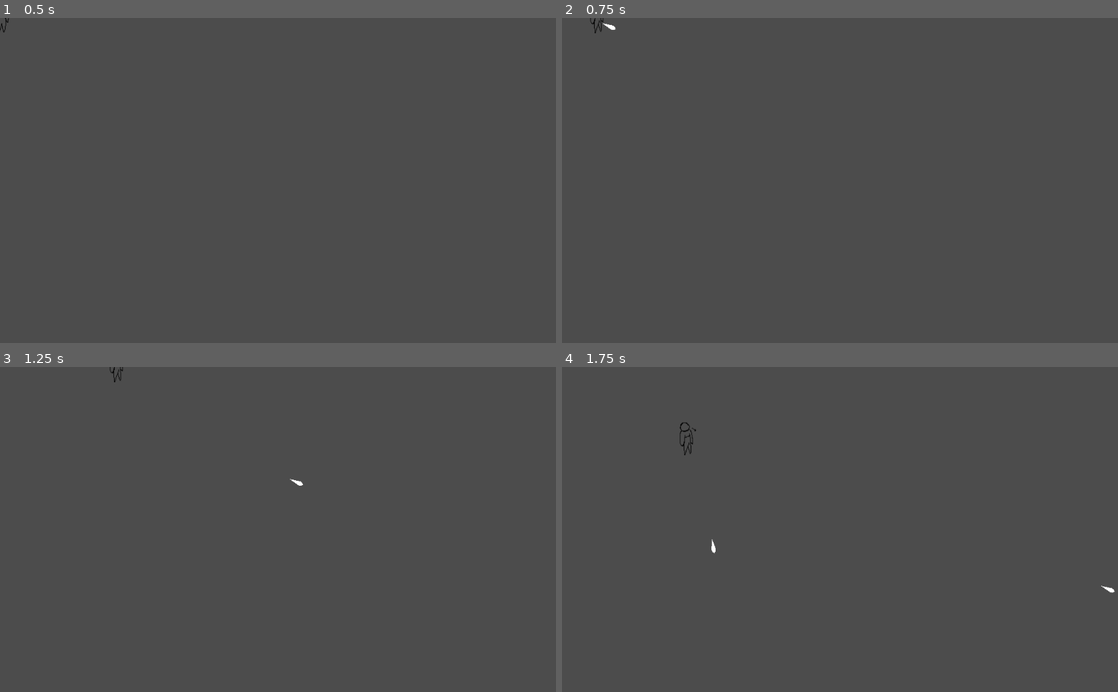
Above: before the commit, frames 1-4 (two rows, left to right).
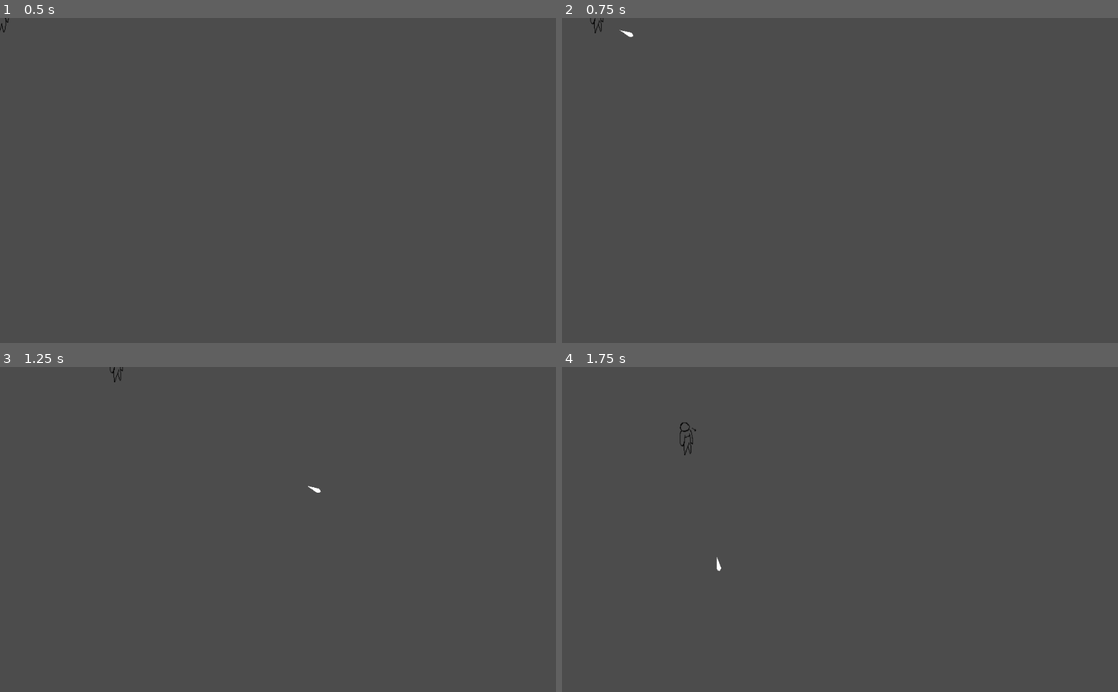
Above: after the commit, the same moments.

Repository: Aast12/Battle-City
Game: Godot game, scene res://Player.tscn
The game is run twice, just before and just after one commit, with the same random seed, the same clock (stepped at 60 frames per second) and the same inputs. The project has no main scene, so this scene is started directly.
Inputs (mouse positions are in pixels of both pictures, inside the frame that each line leads up to):
- Up to frame 1 (0.5 s): no input
- Up to frame 2 (0.75 s): tap Enter at 0.5 s; move the mouse to (962, 164) at 0.52 s; hold D from 0.53 s (still down); click (962, 164) at 0.67 s
- Up to frame 3 (1.25 s): keep holding D
- Up to frame 4 (1.75 s): move the mouse to (728, 545) at 1.27 s; release D at 1.28 s; hold S from 1.28 s (still down); click (728, 545) at 1.42 s

Frame 1 is identical in both runs. In frame 2, less than 0.1% of the frame differs, in the area x 7-13%, y 1-6%; in frame 3, less than 0.1%; in frame 4, less than 0.1%, in the area x 26-100%, y 52-70%.

Commit message:
Fixed bullet spawn position

Diff:
--- a/source/Player.gd
+++ b/source/Player.gd
@@ -3,11 +3,11 @@
 export (PackedScene) var Bullet
 export (float) var fire_rate
 export (float) var speed
-var hp
-var stamina
-var movement
+var hp = 100
+var stamina = 100
+var movement = Vector2()
+var mouse_pos = Vector2()
 var can_shoot
-var circle
 
 func _ready():
 	can_shoot = true
@@ -15,7 +15,7 @@
 
 func get_input():
 	movement = Vector2()
-	var mouse_pos = get_viewport().get_mouse_position() - global_position
+	mouse_pos = get_viewport().get_mouse_position() - global_position
 	if Input.is_key_pressed(KEY_W):
 		movement.y -= 1
 	if Input.is_key_pressed(KEY_D):
@@ -59,7 +59,7 @@
 func shoot(pos):
 	var bullet = Bullet.instance()
 	var direction = (pos - global_position).angle() + rand_range(-0.1, 0.1)
-	bullet.start(global_position, direction)
+	bullet.start(global_position + mouse_pos.normalized() * 35, direction)
 	get_parent().add_child(bullet)
 	$ShootTimer.start()
 	can_shoot = false
--- a/source/Player.tscn
+++ b/source/Player.tscn
@@ -6,10 +6,10 @@
 [ext_resource path="res://Art/right.png" type="Texture" id=4]
 [ext_resource path="res://Art/up.png" type="Texture" id=5]
 [ext_resource path="res://Art/down.png" type="Texture" id=6]
-[ext_resource path="res://Art/down_right.png" type="Texture" id=7]
-[ext_resource path="res://Art/up_left.png" type="Texture" id=8]
+[ext_resource path="res://Art/up_right.png" type="Texture" id=7]
+[ext_resource path="res://Art/down_right.png" type="Texture" id=8]
 [ext_resource path="res://Art/down_left.png" type="Texture" id=9]
-[ext_resource path="res://Art/up_right.png" type="Texture" id=10]
+[ext_resource path="res://Art/up_left.png" type="Texture" id=10]
 
 [sub_resource type="SpriteFrames" id=1]
 
@@ -36,12 +36,12 @@
 }, {
 "frames": [ ExtResource( 7 ) ],
 "loop": true,
-"name": "down right",
+"name": "up right",
 "speed": 5.0
 }, {
 "frames": [ ExtResource( 8 ) ],
 "loop": true,
-"name": "up left",
+"name": "down right",
 "speed": 5.0
 }, {
 "frames": [ ExtResource( 9 ) ],
@@ -51,7 +51,7 @@
 }, {
 "frames": [ ExtResource( 10 ) ],
 "loop": true,
-"name": "up right",
+"name": "up left",
 "speed": 5.0
 } ]
 
